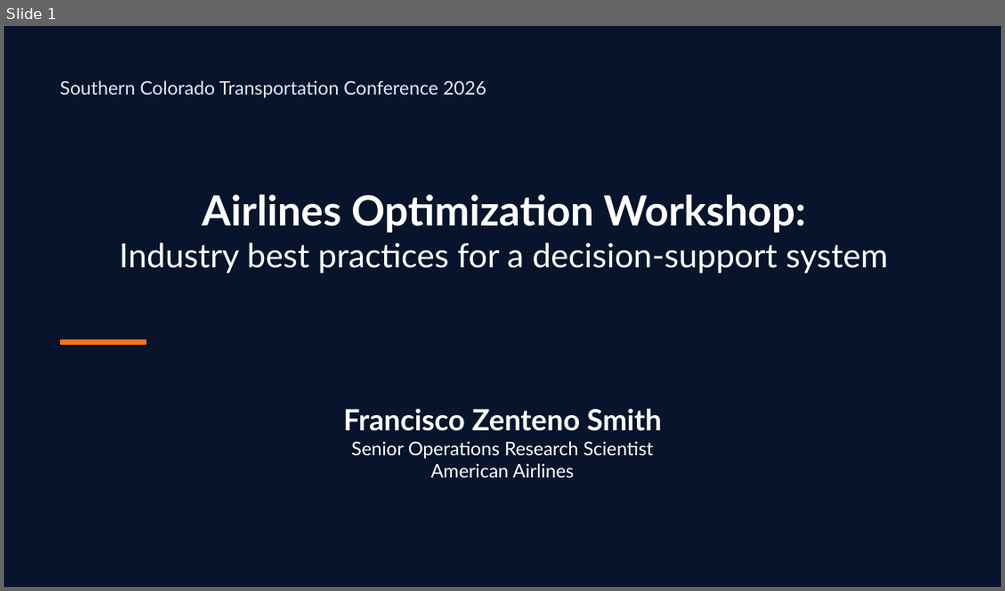
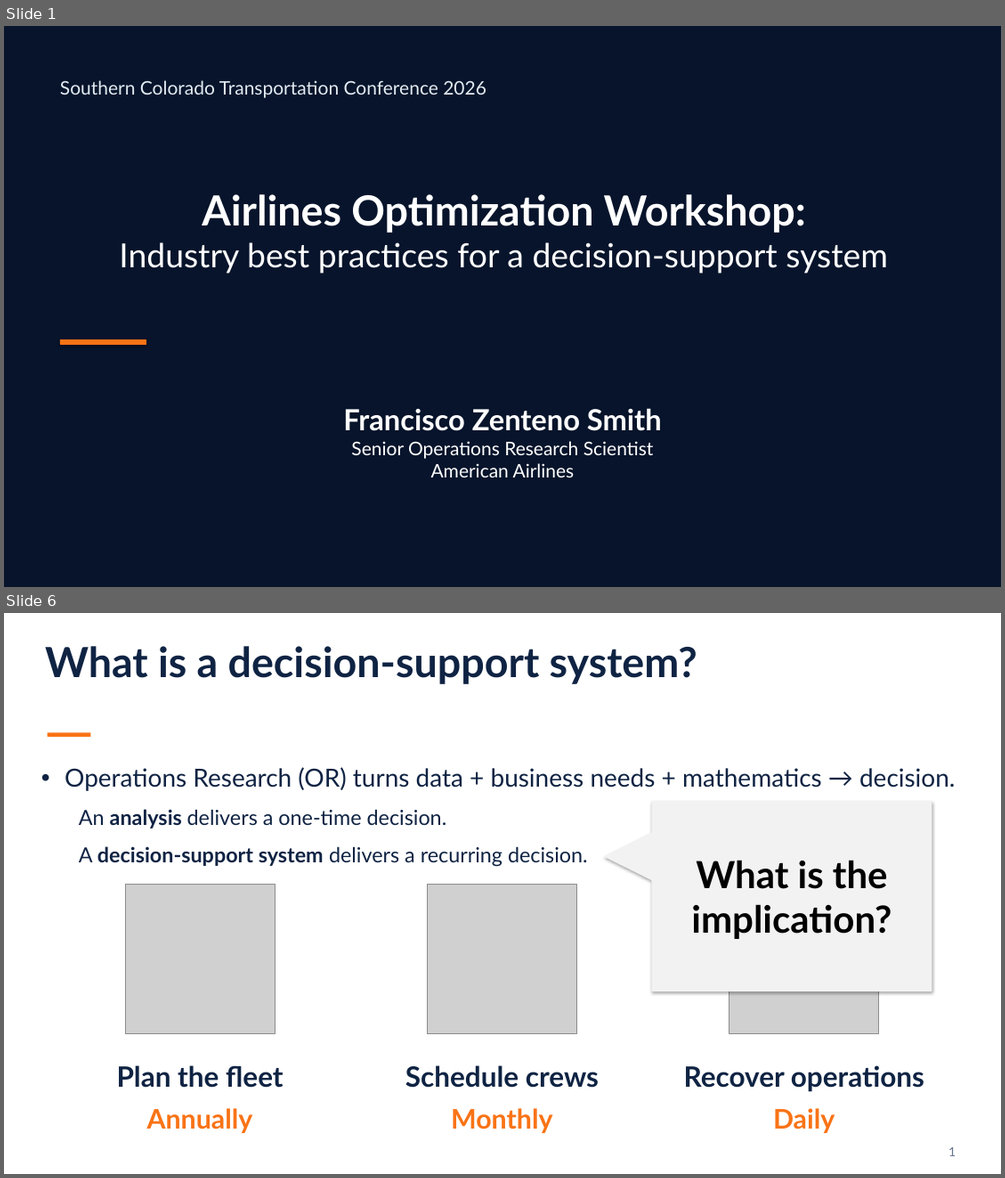
Before and after one commit to sefop/sefop-sctc-2026, a slide deck: SCTC-2026-Airlines-Optimization-Workshop.pptx. Shown one above the other, each under a label of ours: slide 1 before the commit, slides 1 and 6 after it; the slides between them are not shown. The pictures are 1005x591 and 1005x1178 pixels, drawn with LibreOffice and Linux fonts; fonts in the diff are those of the drawing; grey boxes stand for pictures. Boxes give left, top, right and bottom in pixels: in the first picture for what was removed or moved away, otherwise in the second. Text is boxed around its words. In the diff, an @@ line names an element or a change of style, - is before the commit and + after.

```diff
--- a/SCTC-2026-Airlines-Optimization-Workshop.pptx
+++ b/SCTC-2026-Airlines-Optimization-Workshop.pptx
@@ slide 6 added at [4,613,1001,1174], background #FFFFFF @@
@@ text added at [45,646,697,684], 40 pt, text #0F2343, bold @@
+What is a decision-support system?
@@ rectangle added at [48,732,90,737], fill #F97316 @@
@@ text added at [65,767,955,867], 20 pt, text #0F2343 @@
+• Operations Research (OR) turns data + business needs + mathematics → decision.
+An analysis delivers a one-time decision.
+A decision-support system delivers a recurring decision.
@@ speech box added at [652,801,932,991], fill #F2F2F2, 36 pt, text #000000, bold @@
+What is the implication?
@@ picture added at [125,884,275,1034] @@
@@ picture added at [428,884,577,1034] @@
@@ picture added at [729,884,879,1034] @@
@@ text added at [117,1065,283,1087], 27 pt, text #0F2343, bold @@
+Plan the fleet
@@ text added at [405,1065,599,1087], 27 pt, text #0F2343, bold @@
+Schedule crews
@@ text added at [684,1065,924,1092], 27 pt, text #0F2343, bold @@
+Recover operations
@@ text added at [147,1108,253,1133], 26 pt, text #F97316, bold @@
+Annually
@@ text added at [451,1108,552,1133], 26 pt, text #F97316, bold @@
+Monthly
@@ text added at [773,1108,834,1133], 26 pt, text #F97316, bold @@
+Daily
@@ text added at [948,1147,955,1156], 12 pt, text #64748B @@
+1
```
Also in this commit, not shown: 17 slides changed, 7 other slides added, 1 slide removed, 3 other files.
